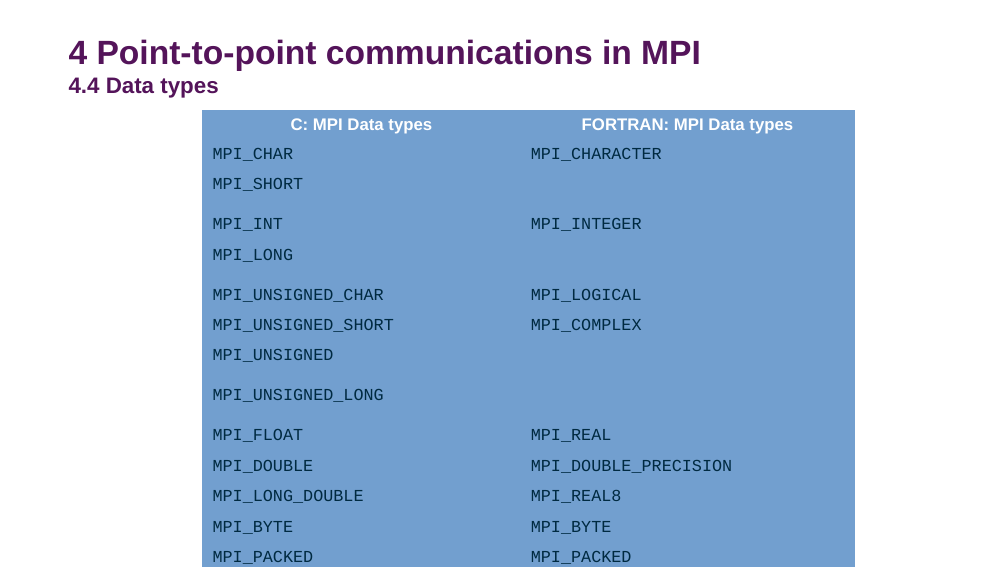
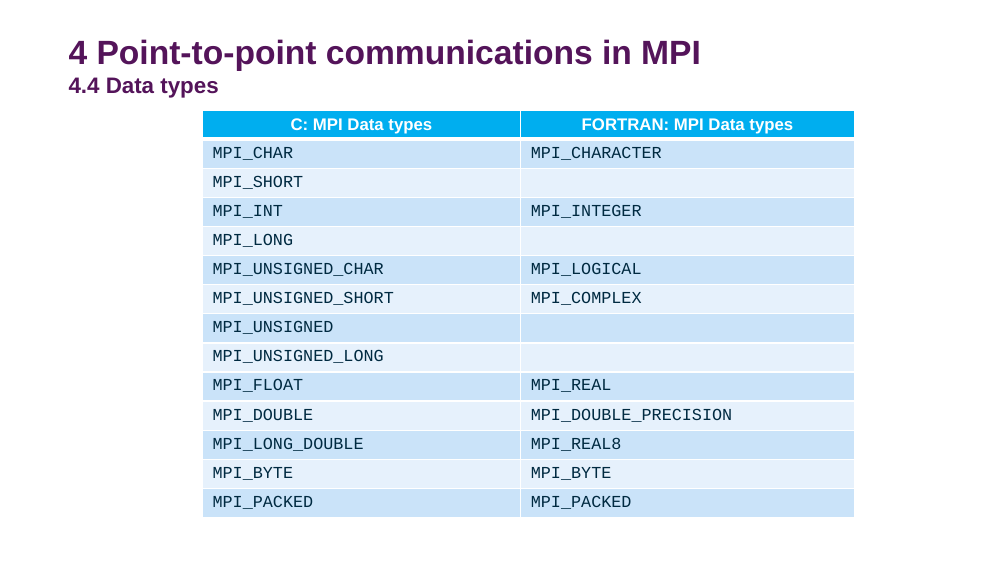
Before and after one commit to DurhamARC-Training/BasicParallelProgramming, a slide deck: slide 40 of OpenMPMPIShortCourse_Spring2026.odp. Drawn at 1008x567 pixels with LibreOffice and Linux fonts; fonts in the diff are those of the drawing; background and template pictures are left out. Boxes give left, top, right and bottom in pixels: in the first picture for what was removed or moved away, otherwise in the second. Text is boxed around its words. In the diff, an @@ line names an element or a change of style, - is before the commit and + after.

Commit message:
Update list of instructors/helper, date and course schedule; begin editing MPI collective communications

```diff
--- a/OpenMPMPIShortCourse_Spring2026.odp
+++ b/OpenMPMPIShortCourse_Spring2026.odp
@@ table at (x1=203, y1=110, x2=855, y2=517) @@
@@ fill #729FCF to #00AEEF in row 1 @@
@@ fill #729FCF to #CAE3F9 in 14 cells @@
@@ fill #729FCF to #E6F1FC in 12 cells @@
@@ borders changed @@
```
Also in this commit, not shown: 47 other slides changed, 12 slides added, 10 slides removed, 2 other files.
